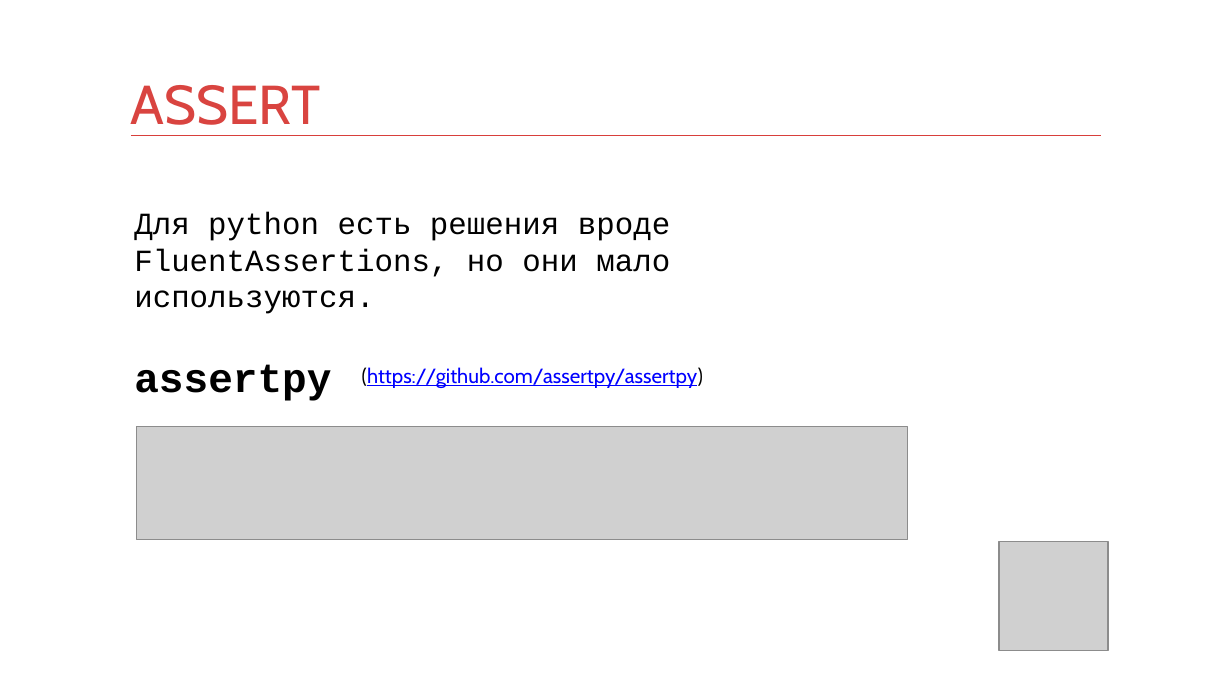
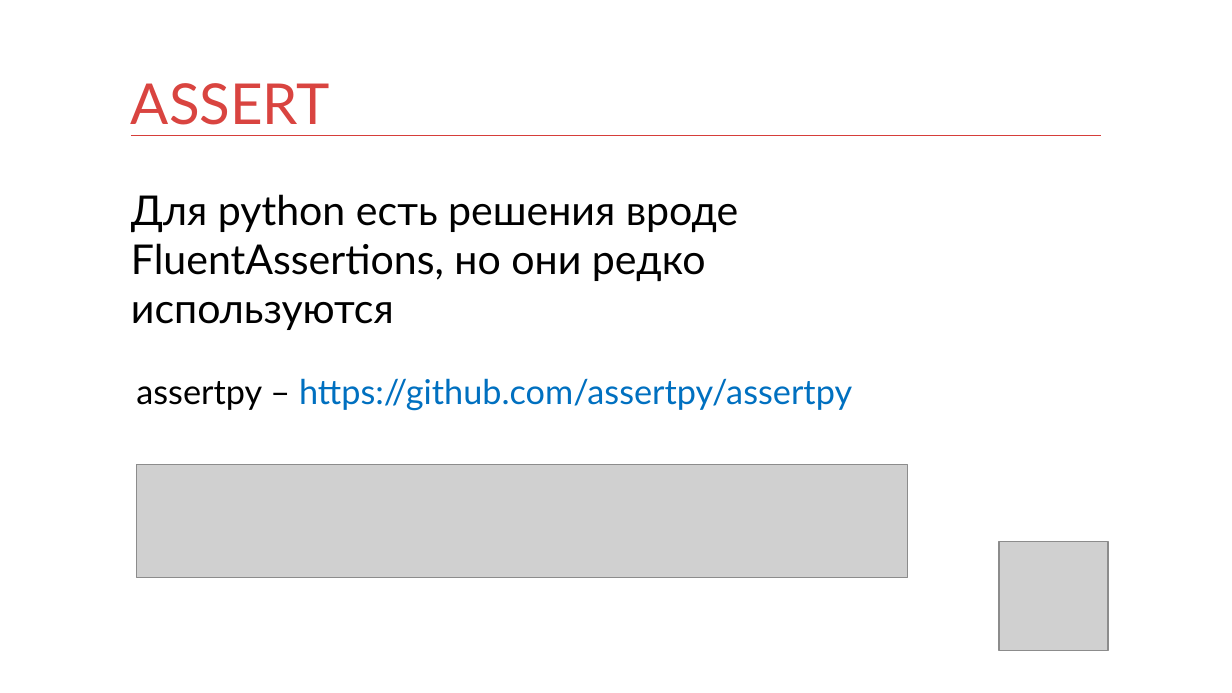
Before and after one commit to kontur-courses/testing, a slide deck: slide 31 of testing.pptx. Drawn at 1232x693 pixels with LibreOffice and Linux fonts; fonts in the diff are those of the drawing; grey boxes stand for pictures. Boxes give left, top, right and bottom in pixels: in the first picture for what was removed or moved away, otherwise in the second. Text is boxed around its words. In the diff, an @@ line names an element or a change of style, - is before the commit and + after.

Commit message:
fix presentation

```diff
--- a/testing.pptx
+++ b/testing.pptx
@@ title "ASSERT" at (131, 83, 330, 125): size 32 to 33 pt, font Cabin to Lato @@
@@ text at (131, 194, 739, 330): text changed; size 18 to 24 pt; font Courier New to Lato @@
-Для python есть решения вроде FluentAssertions, но они мало используются.
-assertpy
+Для python есть решения вроде FluentAssertions, но они редко используются
@@ text "Для python есть решения вроде ..." at (131, 194, 739, 330): vertical alignment middle to top @@
@@ text at (136, 378, 852, 411): text changed; size 12 to 20 pt; font Cabin to Lato; text colour #0000FF to #0070C0 @@
-(https://github.com/assertpy/assertpy)
+assertpy – https://github.com/assertpy/assertpy
@@ picture: place and size @@
-picture at (137, 426, 908, 540)
+picture at (137, 464, 908, 578)
```
Also in this commit, not shown: 11 other slides changed.
